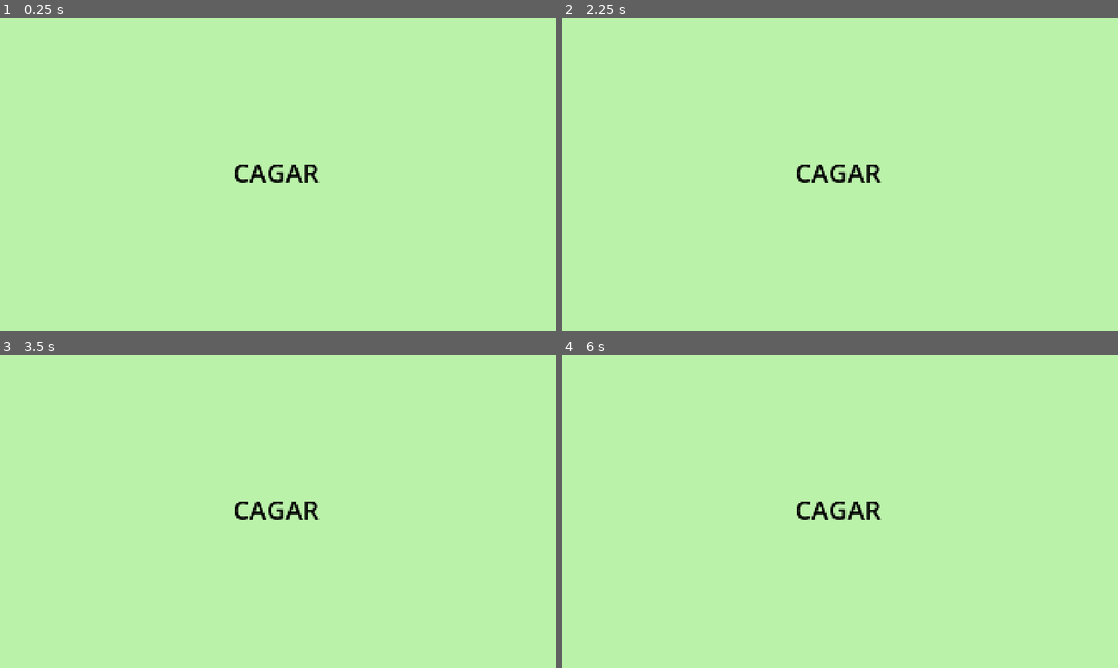
Above: before the commit, frames 1-4 (two rows, left to right).
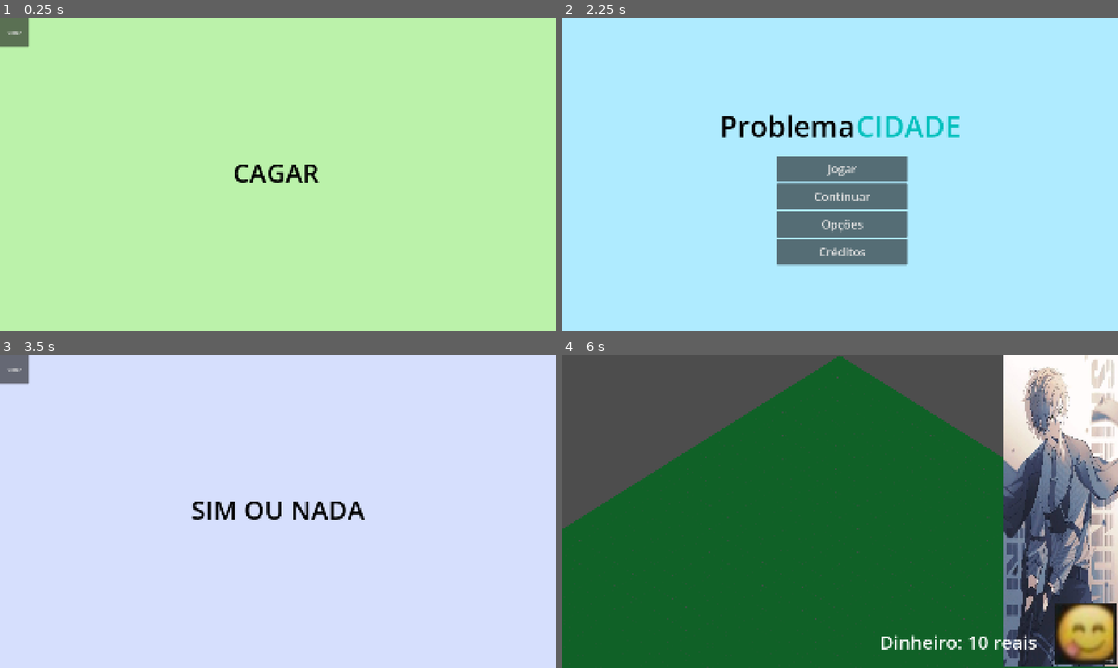
Above: after the commit, the same moments.

Repository: Jogojava/ProblemaCIDADE
Game: Godot game, scene res://scenes/ui/carregar.tscn
Two runs of this game, one before a commit and one after it. Both use one fixed random seed, a clock stepped at 60 frames per second and the inputs below. This scene is started directly instead of the project's main scene.
Inputs (mouse positions are in pixels of both pictures, inside the frame that each line leads up to):
- Up to frame 1 (0.25 s): no input
- Up to frame 2 (2.25 s): click (578, 33) at 0.5 s, where only the run after the commit has a clickable "Voltar"; click (840, 196) at 1.25 s, where only the run after the commit has a clickable "Continuar"; click (578, 33) at 2 s, where only the run after the commit has a clickable "Voltar"
- Up to frame 3 (3.5 s): click (278, 561) at 2.75 s, where only the run after the commit has a clickable "Opções"
- Up to frame 4 (6 s): click (578, 370) at 3.5 s, where only the run after the commit has a clickable "Voltar"; click (840, 589) at 4.25 s, where only the run after the commit has a clickable "Créditos"; click (578, 370) at 5 s, where only the run after the commit has a clickable "Voltar"; click (840, 505) at 5.75 s, where only the run after the commit has a clickable "Jogar"

The runs differ from the first frame. In frame 1, 0.5% of the frame differs, in the area x 0-6%, y 0-10%; in frame 2, 100%; in frame 3, 100%; in frame 4, 100%, in the area x 0-100%, y 0-100%.

Commit message:
Adiciona botões voltar
Telas: Carregar, Créditos e opções

Diff:
--- a/godot/scenes/ui/carregar.tscn
+++ b/godot/scenes/ui/carregar.tscn
@@ -1,4 +1,6 @@
 [gd_scene format=3 uid="uid://cbwndpppllr8o"]
+
+[ext_resource type="Script" uid="uid://b8vgewlccn3ls" path="res://scenes/ui/continuar.gd" id="1_amxv2"]
 
 [node name="LooadScreen" type="Control" unique_id=1088058590]
 layout_mode = 3
@@ -33,3 +35,16 @@
 theme_override_colors/font_color = Color(0, 0, 0, 1)
 theme_override_font_sizes/font_size = 90
 text = "CAGAR"
+
+[node name="MarginContainer" type="MarginContainer" parent="." unique_id=1692520647]
+layout_mode = 0
+offset_right = 40.0
+offset_bottom = 40.0
+
+[node name="Button" type="Button" parent="MarginContainer" unique_id=777187310]
+custom_minimum_size = Vector2(100, 100)
+layout_mode = 2
+text = "Voltar"
+script = ExtResource("1_amxv2")
+
+[connection signal="pressed" from="MarginContainer/Button" to="MarginContainer/Button" method="voltar_on_pressed"]
--- /dev/null
+++ b/godot/scenes/ui/continuar.gd
@@ -0,0 +1,4 @@
+extends Control
+
+func voltar_on_pressed() -> void:
+	get_tree().change_scene_to_file("res://scenes/ui/main_menu.tscn")
--- a/godot/scenes/ui/creditos.tscn
+++ b/godot/scenes/ui/creditos.tscn
@@ -1,4 +1,6 @@
 [gd_scene format=3 uid="uid://b6m503q1erw5u"]
+
+[ext_resource type="Script" uid="uid://bw85gkk0lkplw" path="res://scenes/ui/creditos_script.gd" id="1_pgrl5"]
 
 [node name="CreditsScreen" type="Control" unique_id=1944937510]
 layout_mode = 3
@@ -33,3 +35,16 @@
 theme_override_colors/font_color = Color(0, 0, 0, 1)
 theme_override_font_sizes/font_size = 90
 text = "PATOS FODAS"
+
+[node name="MarginContainer" type="MarginContainer" parent="." unique_id=1474633879]
+layout_mode = 0
+offset_right = 40.0
+offset_bottom = 40.0
+
+[node name="Button" type="Button" parent="MarginContainer" unique_id=2120485167]
+custom_minimum_size = Vector2(100, 100)
+layout_mode = 2
+text = "Voltar"
+script = ExtResource("1_pgrl5")
+
+[connection signal="pressed" from="MarginContainer/Button" to="MarginContainer/Button" method="voltar_on_pressed"]
--- /dev/null
+++ b/godot/scenes/ui/creditos_script.gd
@@ -0,0 +1,4 @@
+extends Control
+
+func voltar_on_pressed() -> void:
+	get_tree().change_scene_to_file("res://scenes/ui/main_menu.tscn")
--- /dev/null
+++ b/godot/scenes/ui/opcoes.gd
@@ -0,0 +1,4 @@
+extends Control
+
+func voltar_on_pressed() -> void:
+	get_tree().change_scene_to_file("res://scenes/ui/main_menu.tscn")
--- a/godot/scenes/ui/opcoes.tscn
+++ b/godot/scenes/ui/opcoes.tscn
@@ -1,4 +1,6 @@
 [gd_scene format=3 uid="uid://cmy8ti66fabp6"]
+
+[ext_resource type="Script" uid="uid://crkpbkj5nhd4g" path="res://scenes/ui/opcoes.gd" id="1_0x4op"]
 
 [node name="OptionsScreen" type="Control" unique_id=823850283]
 layout_mode = 3
@@ -33,3 +35,16 @@
 theme_override_colors/font_color = Color(0, 0, 0, 1)
 theme_override_font_sizes/font_size = 90
 text = "SIM OU NADA"
+
+[node name="MarginContainer" type="MarginContainer" parent="." unique_id=257108589]
+layout_mode = 0
+offset_right = 40.0
+offset_bottom = 40.0
+
+[node name="Button" type="Button" parent="MarginContainer" unique_id=152036979]
+custom_minimum_size = Vector2(100, 100)
+layout_mode = 2
+text = "Voltar"
+script = ExtResource("1_0x4op")
+
+[connection signal="pressed" from="MarginContainer/Button" to="MarginContainer/Button" method="voltar_on_pressed"]
Not shown, added: godot/scenes/ui/continuar.gd.uid
Not shown, added: godot/scenes/ui/creditos_script.gd.uid
Not shown, added: godot/scenes/ui/opcoes.gd.uid
